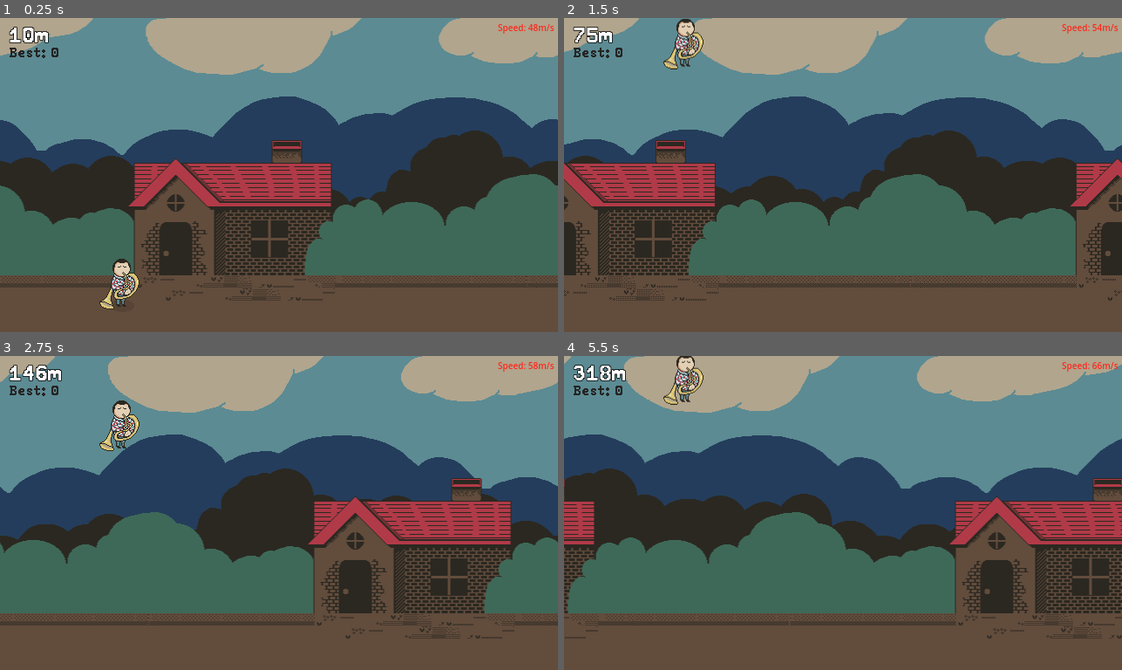
Above: before the commit, frames 1-4 (two rows, left to right).
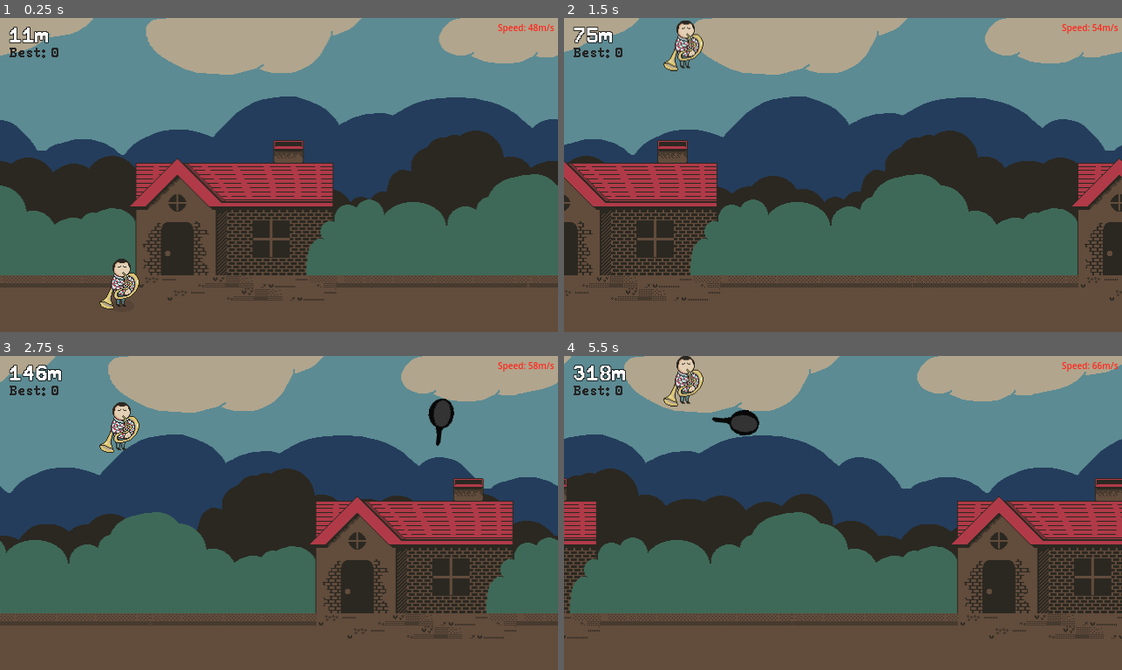
Above: after the commit, the same moments.

Repository: tiagonuneslx/the-sousaphone-guy
Game: Godot game, scene res://game.tscn
Two runs of this game, one before a commit and one after it. Both use one fixed random seed, a clock stepped at 60 frames per second and the inputs below.
Inputs (mouse positions are in pixels of both pictures, inside the frame that each line leads up to):
- Up to frame 1 (0.25 s): no input
- Up to frame 2 (1.5 s): move the mouse to (965, 159) at 0.52 s; press the mouse at (965, 159) at 0.53 s; tap Space (start, bound only after the commit) at 0.6 s; move the mouse to (731, 190) at 1.27 s; release the mouse at (731, 190) at 1.28 s; click (731, 190) at 1.35 s
- Up to frame 3 (2.75 s): click (167, 528) at 1.52 s; tap Space (start, bound only after the commit) at 1.55, 2.1 s; click (167, 528) at 1.82 s; move the mouse to (334, 443) at 2.02 s; press the mouse at (334, 443) at 2.03 s
- Up to frame 4 (5.5 s): move the mouse to (815, 575) at 2.77 s; release the mouse at (815, 575) at 2.78 s; tap Space (start, bound only after the commit) at 2.85, 4.35, 5.1 s; click (815, 575) at 3.02 s; click (815, 575) at 3.32 s; move the mouse to (1010, 560) at 3.52 s; press the mouse at (1010, 560) at 3.53 s; move the mouse to (675, 465) at 4.27 s; release the mouse at (675, 465) at 4.28 s; click (675, 465) at 4.52 s; click (675, 465) at 4.82 s; move the mouse to (870, 513) at 5.02 s; press the mouse at (870, 513) at 5.03 s

The runs differ from the first frame. In frame 1, 3.6% of the frame differs, in the area x 0-100%, y 2-90%; in frame 2, 3.9%; in frame 3, 4.1%; in frame 4, 4.7%, in the area x 0-100%, y 0-90%.

Commit message:
Added frying pan obstacle, obstacle spawner, game state machine, losing and restarting logic

Diff:
--- /dev/null
+++ b/GameState.tscn
@@ -0,0 +1,6 @@
+[gd_scene load_steps=2 format=3 uid="uid://fdui073f0d80"]
+
+[ext_resource type="Script" uid="uid://bwsk2o6ua5od6" path="res://game_state.gd" id="1_xw8og"]
+
+[node name="GameState" type="Node2D"]
+script = ExtResource("1_xw8og")
--- a/background.gd
+++ b/background.gd
@@ -1,4 +1,5 @@
 extends ParallaxBackground
+class_name Background
 
 
 var scroll_speed: float
--- /dev/null
+++ b/debug_control_group.gd
@@ -0,0 +1,4 @@
+extends Control
+class_name DebugControlGroup
+
+@onready var speed_label: Label = $SpeedLabel
--- /dev/null
+++ b/despawner.gd
@@ -0,0 +1,5 @@
+extends Node
+
+func despawn():
+	print_debug(get_parent().name + ".despawn()")
+	get_parent().queue_free()
--- /dev/null
+++ b/despawner.tscn
@@ -0,0 +1,6 @@
+[gd_scene load_steps=2 format=3 uid="uid://bip7twoywg8d4"]
+
+[ext_resource type="Script" uid="uid://bm5imcjuj0c8q" path="res://despawner.gd" id="1_odym4"]
+
+[node name="Despawner" type="Node"]
+script = ExtResource("1_odym4")
--- /dev/null
+++ b/frying_pan_obstacle.gd
@@ -0,0 +1,14 @@
+extends Node2D
+class_name FryingPanObstacle
+
+var velocity := Vector2.LEFT * 400
+
+
+func _process(delta: float) -> void:
+	rotate(-2*PI * delta)
+	position += velocity * delta
+
+
+func _on_hitbox_hit(_hurtbox: Hurtbox) -> void:
+	$RagdollSpawner.spawn_ragdoll()
+	$Despawner.despawn()
--- /dev/null
+++ b/frying_pan_obstacle.tscn
@@ -0,0 +1,48 @@
+[gd_scene load_steps=7 format=3 uid="uid://b04aiwjncu7xf"]
+
+[ext_resource type="Script" uid="uid://d7j8oubjlhym" path="res://frying_pan_obstacle.gd" id="1_h1bxq"]
+[ext_resource type="Texture2D" uid="uid://cc0c2cwx23toc" path="res://art/frying-pan.png" id="1_swpmt"]
+[ext_resource type="PackedScene" uid="uid://bip7twoywg8d4" path="res://despawner.tscn" id="3_1y0jf"]
+[ext_resource type="PackedScene" uid="uid://bikwgjbe1u0ok" path="res://hitbox.tscn" id="4_h634x"]
+[ext_resource type="PackedScene" uid="uid://6wfdnjwxavq1" path="res://ragdoll_spawner.tscn" id="5_h634x"]
+
+[sub_resource type="CapsuleShape2D" id="CapsuleShape2D_h634x"]
+radius = 13.0
+height = 32.0
+
+[node name="FryingPanObstacle" type="Node2D"]
+z_index = 3
+script = ExtResource("1_h1bxq")
+
+[node name="Sprite2D" type="Sprite2D" parent="."]
+position = Vector2(10, 0.5)
+texture = ExtResource("1_swpmt")
+
+[node name="Despawner" parent="." instance=ExtResource("3_1y0jf")]
+
+[node name="VisibleOnScreenNotifier2D" type="VisibleOnScreenNotifier2D" parent="."]
+rect = Rect2(-17, -14, 54, 29)
+
+[node name="Hitbox" parent="." instance=ExtResource("4_h634x")]
+collision_layer = 4
+collision_mask = 2
+
+[node name="CollisionShape2D" type="CollisionShape2D" parent="Hitbox"]
+rotation = 1.5707964
+shape = SubResource("CapsuleShape2D_h634x")
+debug_color = Color(0.86512977, 0.3169942, 0.43462604, 0.41960785)
+
+[node name="RagdollSpawner" parent="." instance=ExtResource("5_h634x")]
+visible = false
+
+[node name="Sprite2D" type="Sprite2D" parent="RagdollSpawner"]
+position = Vector2(10, 0.5)
+texture = ExtResource("1_swpmt")
+
+[node name="CollisionShape2D" type="CollisionShape2D" parent="RagdollSpawner"]
+rotation = 1.5707964
+shape = SubResource("CapsuleShape2D_h634x")
+debug_color = Color(0.86512977, 0.3169942, 0.43462604, 0.41960785)
+
+[connection signal="screen_exited" from="VisibleOnScreenNotifier2D" to="Despawner" method="despawn"]
+[connection signal="hit" from="Hitbox" to="." method="_on_hitbox_hit"]
--- a/game.gd
+++ b/game.gd
@@ -1,26 +1,19 @@
 extends Node2D
+class_name Game
 
-var distance_px := 0
-var base_scroll_speed := 140.0
-var scroll_speed: float
+@onready var background: Background = $Background
+@onready var player: Player = $Player
+@onready var background_music: AudioStreamPlayer = $BackgroundMusic
+@onready var gui: GUICanvasLayer = $GUICanvasLayer
+@onready var obstacle_spawner: ObstacleSpawner = $ObstacleSpawner
+@onready var game_sate_machine: StateMachine = $GameStateMachine
 
+var best_score: int = 0
 
 func _ready() -> void:
-	add_shadow($Player)
+	if(OS.has_feature('debug')):
+		$BackgroundMusic.volume_db = -30
+	else:
+		$GUI/Debug.queue_free()
 
-
-func _process(delta: float) -> void:
-	distance_px = abs($Background.scroll_offset.x)
-	scroll_speed = base_scroll_speed + pow(5*distance_px, .5)
-	$Background.scroll_speed = scroll_speed
-	var distance_meters = distance_px * 5.0/16.0
-	$GUI/Distance.text = str(int(round(distance_meters))) + "m"
-	$GUI/Speed.text = "Speed: " + str(snapped(scroll_speed * 5.0/16.0, 2)) + "m/s"
-
-
-# --- PRIVATE FUNCTIONS ---
-
-func add_shadow(object: Node2D) -> Shadow:
-	var shadow = Shadow.create(object, $Ground)
-	add_child(shadow)
-	return shadow
+	game_sate_machine.start()
--- a/game.tscn
+++ b/game.tscn
@@ -1,23 +1,28 @@
-[gd_scene load_steps=7 format=3 uid="uid://c4wlshil6gj0e"]
+[gd_scene load_steps=15 format=3 uid="uid://c4wlshil6gj0e"]
 
 [ext_resource type="PackedScene" uid="uid://ibqei0hxkrs7" path="res://background.tscn" id="1_2bh5a"]
 [ext_resource type="Script" uid="uid://dckr7drwioe17" path="res://game.gd" id="1_lp6ye"]
 [ext_resource type="PackedScene" uid="uid://5vemn23actcr" path="res://player.tscn" id="2_6wbtu"]
 [ext_resource type="PackedScene" uid="uid://dow6x6cd3kbd0" path="res://wall.tscn" id="4_fc0e3"]
 [ext_resource type="AudioStream" uid="uid://yoketxn31yeb" path="res://audio/background-music.wav" id="5_7jktm"]
+[ext_resource type="Script" uid="uid://dma8byv2yh6k5" path="res://obstacle_spawner.gd" id="5_lc2xo"]
+[ext_resource type="Script" uid="uid://yhdtdejk6tvg" path="res://gui_canvas_layer.gd" id="6_mfdv2"]
 [ext_resource type="FontFile" uid="uid://b0pghnr33yf2h" path="res://fonts/Peaberry-Base.otf" id="6_ryrav"]
+[ext_resource type="PackedScene" uid="uid://b04aiwjncu7xf" path="res://frying_pan_obstacle.tscn" id="7_eow3j"]
+[ext_resource type="PackedScene" uid="uid://b3ikdvndyjwoq" path="res://state_machine.tscn" id="8_j5wjh"]
+[ext_resource type="Script" uid="uid://bvcwqnuj51385" path="res://play_state.gd" id="9_vef74"]
+[ext_resource type="Script" uid="uid://b2ge7rfkft3i" path="res://game_over_state.gd" id="10_hve3p"]
+[ext_resource type="Script" uid="uid://1ujp16yj4jcj" path="res://debug_control_group.gd" id="10_lc2xo"]
+[ext_resource type="Script" uid="uid://cult1f7vu1xvf" path="res://game_over_control_group.gd" id="11_215e1"]
 
 [node name="Game" type="Node2D"]
 script = ExtResource("1_lp6ye")
 
 [node name="Background" parent="." instance=ExtResource("1_2bh5a")]
 
-[node name="Player" parent="." instance=ExtResource("2_6wbtu")]
+[node name="Player" parent="." node_paths=PackedStringArray("ground") instance=ExtResource("2_6wbtu")]
 position = Vector2(140, 330)
-collision_layer = 2
-collision_mask = 5
-contact_monitor = true
-max_contacts_reported = 3
+ground = NodePath("../Ground")
 
 [node name="Ground" parent="." instance=ExtResource("4_fc0e3")]
 position = Vector2(0, 330)
@@ -25,13 +30,23 @@
 
 [node name="Ceiling" parent="." instance=ExtResource("4_fc0e3")]
 
-[node name="AudioStreamPlayer" type="AudioStreamPlayer" parent="."]
+[node name="ObstacleSpawner" type="Node2D" parent="."]
+script = ExtResource("5_lc2xo")
+obstacle_scenes = Array[PackedScene]([ExtResource("7_eow3j")])
+
+[node name="SpawnTimer" type="Timer" parent="ObstacleSpawner"]
+wait_time = 2.0
+
+[node name="ObstaclesContainer" type="Node2D" parent="ObstacleSpawner"]
+
+[node name="BackgroundMusic" type="AudioStreamPlayer" parent="."]
 stream = ExtResource("5_7jktm")
 autoplay = true
 
-[node name="GUI" type="CanvasLayer" parent="."]
+[node name="GUICanvasLayer" type="CanvasLayer" parent="."]
+script = ExtResource("6_mfdv2")
 
-[node name="Distance" type="Label" parent="GUI"]
+[node name="DistanceLabel" type="Label" parent="GUICanvasLayer"]
 offset_left = 10.0
 offset_top = 10.0
 offset_right = 50.0
@@ -42,7 +57,25 @@
 theme_override_font_sizes/font_size = 24
 text = "0m"
 
-[node name="Speed" type="Label" parent="GUI"]
+[node name="BestDistanceLabel" type="Label" parent="GUICanvasLayer"]
+offset_left = 10.0
+offset_top = 33.0
+offset_right = 68.0
+offset_bottom = 56.0
+theme_override_colors/font_color = Color(0.144063, 0.144063, 0.144062, 1)
+theme_override_fonts/font = ExtResource("6_ryrav")
+theme_override_font_sizes/font_size = 16
+text = "Best: 0"
+
+[node name="DebugControlGroup" type="Control" parent="GUICanvasLayer"]
+layout_mode = 3
+anchors_preset = 0
+offset_right = 40.0
+offset_bottom = 40.0
+script = ExtResource("10_lc2xo")
+
+[node name="SpeedLabel" type="Label" parent="GUICanvasLayer/DebugControlGroup"]
+layout_mode = 0
 offset_left = 515.0
 offset_top = 4.0
 offset_right = 636.0
@@ -52,12 +85,50 @@
 text = "Speed: 140 px/s"
 horizontal_alignment = 2
 
-[node name="BestDistance" type="Label" parent="GUI"]
-offset_left = 10.0
-offset_top = 33.0
-offset_right = 68.0
-offset_bottom = 56.0
-theme_override_colors/font_color = Color(0.144063, 0.144063, 0.144062, 1)
+[node name="GameOverControlGroup" type="Control" parent="GUICanvasLayer"]
+visible = false
+layout_mode = 3
+anchors_preset = 0
+offset_right = 40.0
+offset_bottom = 40.0
+script = ExtResource("11_215e1")
+
+[node name="GameOverLabel" type="Label" parent="GUICanvasLayer/GameOverControlGroup"]
+layout_mode = 0
+offset_top = 124.0
+offset_right = 640.0
+offset_bottom = 175.0
+theme_override_constants/outline_size = 6
 theme_override_fonts/font = ExtResource("6_ryrav")
-theme_override_font_sizes/font_size = 16
-text = "Best: 0"
+theme_override_font_sizes/font_size = 57
+text = "Game Over"
+horizontal_alignment = 1
+
+[node name="RestartLabel" type="RichTextLabel" parent="GUICanvasLayer/GameOverControlGroup"]
+layout_mode = 0
+offset_top = 183.0
+offset_right = 640.0
+offset_bottom = 223.0
+theme_override_colors/default_color = Color(0.83293825, 0.81713194, 0.8235224, 1)
+theme_override_colors/font_outline_color = Color(0, 0, 0, 1)
+theme_override_constants/outline_size = 4
+theme_override_fonts/normal_font = ExtResource("6_ryrav")
+theme_override_font_sizes/normal_font_size = 24
+bbcode_enabled = true
+text = "Press [color=white][outline_color=black]space[/outline_color][/color] to restart"
+horizontal_alignment = 1
+
+[node name="GameStateMachine" parent="." node_paths=PackedStringArray("game", "initial_state") instance=ExtResource("8_j5wjh")]
+game = NodePath("..")
+initial_state = NodePath("PlayState")
+
+[node name="PlayState" type="Node" parent="GameStateMachine"]
+script = ExtResource("9_vef74")
+metadata/_custom_type_script = "uid://bwsk2o6ua5od6"
+
+[node name="GameOverState" type="Node" parent="GameStateMachine"]
+script = ExtResource("10_hve3p")
+metadata/_custom_type_script = "uid://bwsk2o6ua5od6"
+
+[connection signal="die" from="Player" to="GameStateMachine/PlayState" method="_on_player_die"]
+[connection signal="timeout" from="ObstacleSpawner/SpawnTimer" to="ObstacleSpawner" method="_on_spawn_timer_timeout"]
--- /dev/null
+++ b/game_over_control_group.gd
@@ -0,0 +1,5 @@
+extends Control
+class_name GameOverControlGroup
+
+@onready var game_over_label: Label = $GameOverLabel
+@onready var restart_label: RichTextLabel = $RestartLabel
--- /dev/null
+++ b/game_over_state.gd
@@ -0,0 +1,22 @@
+extends GameState
+class_name GameOverState
+
+const KEY = "GameOver"
+
+func _init() -> void:
+	key = KEY
+
+func enter() -> void:
+	print_debug(get_parent().name + "." + KEY + ".enter()")
+	game.gui.best_distance_label.text = "Best: " + str(game.best_score) + "m"
+	game.gui.game_ovel_control_group.visible = true
+
+func exit() -> void:
+	game.gui.game_ovel_control_group.visible = false
+
+func process(_delta: float) -> void:
+	if Input.is_action_just_pressed("start"):
+		transition.emit(self, PlayState.KEY)
+
+func physics_process(_delta: float) -> void:
+	pass
--- /dev/null
+++ b/game_state.gd
@@ -0,0 +1,4 @@
+extends State
+class_name GameState
+
+var game: Game
--- /dev/null
+++ b/gui_canvas_layer.gd
@@ -0,0 +1,7 @@
+extends CanvasLayer
+class_name GUICanvasLayer
+
+@onready var distance_label: Label = $DistanceLabel
+@onready var best_distance_label: Label = $BestDistanceLabel
+@onready var debug_control_group: DebugControlGroup = $DebugControlGroup
+@onready var game_ovel_control_group: GameOverControlGroup = $GameOverControlGroup
--- /dev/null
+++ b/hitbox.gd
@@ -0,0 +1,8 @@
+extends Area2D
+class_name Hitbox
+
+signal hit(hurtbox: Hurtbox)
+
+func on_hit(hurtbox: Hurtbox) -> void:
+	print_debug(get_parent().name + ".on_hit("+ hurtbox.get_parent().name + ")")
+	hit.emit(hurtbox)
--- /dev/null
+++ b/hitbox.tscn
@@ -0,0 +1,6 @@
+[gd_scene load_steps=2 format=3 uid="uid://bikwgjbe1u0ok"]
+
+[ext_resource type="Script" uid="uid://bgx18rrroqv7l" path="res://hitbox.gd" id="1_ouix1"]
+
+[node name="HitboxComponent" type="Area2D"]
+script = ExtResource("1_ouix1")
--- /dev/null
+++ b/hurtbox.gd
@@ -0,0 +1,11 @@
+extends Area2D
+class_name Hurtbox
+
+signal hit(hitbox: Hitbox)
+
+func _on_area_entered(area: Area2D) -> void:
+	if area is Hitbox:
+		var hitbox: Hitbox = area
+		hitbox.on_hit(self)
+		hit.emit(hitbox)
+		print_debug(get_parent().name + ".hit("+ hitbox.get_parent().name + ")")
--- /dev/null
+++ b/hurtbox.tscn
@@ -0,0 +1,11 @@
+[gd_scene load_steps=2 format=3 uid="uid://dtwshw5r7bdtu"]
+
+[ext_resource type="Script" uid="uid://d2jxlgja8j375" path="res://hurtbox.gd" id="1_id7pq"]
+
+[node name="Hurtbox" type="Area2D"]
+collision_layer = 0
+collision_mask = 0
+script = ExtResource("1_id7pq")
+
+[connection signal="area_entered" from="." to="." method="_on_area_entered"]
+[connection signal="body_entered" from="." to="." method="_on_body_entered"]
--- /dev/null
+++ b/obstacle_spawner.gd
@@ -0,0 +1,32 @@
+extends Node2D
+class_name ObstacleSpawner
+
+@export var spawn_x = 800
+@export var spawn_y_min = 60
+@export var spawn_y_max = 320
+@export var obstacle_scenes: Array[PackedScene]
+
+@onready var spawn_timer: Timer = $SpawnTimer
+@onready var obstacles_container: Node2D = $ObstaclesContainer
+
+
+func start_spawning():
+	spawn_timer.start()
+
+
+func stop_spawning():
+	spawn_timer.stop()
+
+
+func clear_obstacles():
+	for child in obstacles_container.get_children():
+		child.queue_free()
+
+
+func _on_spawn_timer_timeout() -> void:
+	var random_index = randi() % obstacle_scenes.size()
+	var spawn_y = randi() % (spawn_y_max - spawn_y_min) + spawn_y_min
+	var obstacle_to_spawn = obstacle_scenes[random_index]
+	var new_obstacle: Node2D = obstacle_to_spawn.instantiate()
+	new_obstacle.global_position = Vector2(spawn_x, spawn_y)
+	obstacles_container.add_child(new_obstacle)
--- /dev/null
+++ b/play_state.gd
@@ -0,0 +1,48 @@
+extends GameState
+class_name PlayState
+
+const KEY = "Play"
+
+var distance_px: float
+var base_scroll_speed := 140.0
+var scroll_speed: float
+var score: int
+
+func _init() -> void:
+	key = KEY
+
+func enter() -> void:
+	print_debug(get_parent().name + "." + KEY + ".enter()")
+	game.background.scroll_offset.x = 0
+	distance_px = 0
+	scroll_speed = base_scroll_speed
+	score = 0
+	game.obstacle_spawner.clear_obstacles()
+	game.obstacle_spawner.start_spawning()
+	game.player.can_jump = true
+
+func exit() -> void:
+	if score > game.best_score:
+		game.best_score = score
+	game.background.scroll_speed = 0
+	game.obstacle_spawner.stop_spawning()
+	game.player.can_jump = false
+
+func process(_delta: float) -> void:
+	distance_px = abs(game.background.scroll_offset.x)
+	scroll_speed = base_scroll_speed + pow(5*distance_px, .5)
+	game.background.scroll_speed = scroll_speed
+	var distance_meters = distance_px * 5.0/16.0
+	score = int(round(distance_meters))
+	game.gui.distance_label.text = str(score) + "m"
+	if(OS.has_feature('debug')):
+		game.gui.debug_control_group.speed_label.text = "Speed: " + str(snapped(scroll_speed * 5.0/16.0, 2)) + "m/s"
+
+
+func physics_process(_delta: float) -> void:
+	pass
+
+
+func _on_player_die() -> void:
+	print_debug("The Sousaphone Guy died :(")
+	transition.emit(self, GameOverState.KEY)
--- a/player.gd
+++ b/player.gd
@@ -1,12 +1,22 @@
 extends RigidBody2D
+class_name Player
 
+signal die
+
+@export var ground: Node2D
 
 var jump_force := 200_000.0
 var max_speed := 600.0
+var can_jump := false
+
+
+func _ready() -> void:
+	$Shadow.ground = ground
 
 
 func _integrate_forces(state: PhysicsDirectBodyState2D) -> void:
-	jump_on_left_click(state)
+	if can_jump:
+		jump_on_left_click(state)
 	cap_velocity(state)
 
 
@@ -20,3 +30,7 @@
 func cap_velocity(state: PhysicsDirectBodyState2D):
 	if state.linear_velocity.length() > max_speed:
 		state.linear_velocity = state.linear_velocity.normalized() * max_speed
+
+
+func _on_hurtbox_hit(_hitbox: Hitbox) -> void:
+	die.emit()
--- a/player.tscn
+++ b/player.tscn
@@ -1,19 +1,25 @@
-[gd_scene load_steps=4 format=3 uid="uid://5vemn23actcr"]
+[gd_scene load_steps=7 format=3 uid="uid://5vemn23actcr"]
 
 [ext_resource type="Script" uid="uid://drh2in1o0fq8i" path="res://player.gd" id="1_hoa8q"]
 [ext_resource type="Texture2D" uid="uid://baydxnabsykd" path="res://art/character.png" id="2_a16bm"]
+[ext_resource type="PackedScene" uid="uid://dtwshw5r7bdtu" path="res://hurtbox.tscn" id="3_i3pqv"]
+[ext_resource type="PackedScene" uid="uid://chtkvd2ldiq4m" path="res://shadow.tscn" id="4_hqtel"]
 
-[sub_resource type="CapsuleShape2D" id="CapsuleShape2D_onrkg"]
+[sub_resource type="RectangleShape2D" id="RectangleShape2D_i3pqv"]
+size = Vector2(32, 54)
+
+[sub_resource type="CapsuleShape2D" id="CapsuleShape2D_i3pqv"]
 radius = 9.0
-height = 52.0
+height = 50.0
 
 [node name="Player" type="RigidBody2D"]
 z_index = 2
+collision_layer = 2
 mass = 100.0
 can_sleep = false
 lock_rotation = true
 continuous_cd = 2
-max_contacts_reported = 2
+max_contacts_reported = 5
 script = ExtResource("1_hoa8q")
 
 [node name="Sprite2D" type="Sprite2D" parent="."]
@@ -21,6 +27,20 @@
 texture = ExtResource("2_a16bm")
 
 [node name="CollisionShape2D" type="CollisionShape2D" parent="."]
+position = Vector2(3, -27)
+shape = SubResource("RectangleShape2D_i3pqv")
+debug_color = Color(0.78977, 0.704558, 0.151053, 0.45098)
+
+[node name="Hurtbox" parent="." instance=ExtResource("3_i3pqv")]
+collision_layer = 2
+collision_mask = 4
+
+[node name="CollisionShape2D" type="CollisionShape2D" parent="Hurtbox"]
 position = Vector2(0, -26)
-shape = SubResource("CapsuleShape2D_onrkg")
-debug_color = Color(0.78977, 0.704558, 0.151053, 0.45098)
+shape = SubResource("CapsuleShape2D_i3pqv")
+debug_color = Color(0.8908206, 0.2485429, 0.2737546, 0.41960785)
+
+[node name="Shadow" parent="." instance=ExtResource("4_hqtel")]
+
+[connection signal="body_entered" from="." to="." method="_on_body_entered"]
+[connection signal="hit" from="Hurtbox" to="." method="_on_hurtbox_hit"]
--- a/project.godot
+++ b/project.godot
@@ -13,6 +13,7 @@
 config/name="The Sousaphone Guy - Jetpack Joyride Clone"
 run/main_scene="res://game.tscn"
 config/features=PackedStringArray("4.5", "GL Compatibility")
+boot_splash/show_image=false
 config/icon="res://icon.svg"
 config/max_fps=0
 
@@ -20,7 +21,6 @@
 
 window/size/viewport_width=640
 window/size/viewport_height=360
-window/size/mode=2
 window/stretch/mode="canvas_items"
 
 [editor]
@@ -34,6 +34,12 @@
 "deadzone": 1.0,
 "events": [Object(InputEventMouseButton,"resource_local_to_scene":false,"resource_name":"","device":-1,"window_id":0,"a …(258 unchanged characters)…
 , Object(InputEventJoypadButton,"resource_local_to_scene":false,"resource_name":"","device":-1,"button_index":0,"pressure":0.0,"pressed":false,"script":null)
+]
+}
+start={
+"deadzone": 1.0,
+"events": [Object(InputEventKey,"resource_local_to_scene":false,"resource_name":"","device":-1,"window_id":0,"alt_pressed":false,"shift_pressed":false,"ctrl_pressed":false,"meta_pressed":false,"pressed":false,"keycode":0,"physical_keycode":32,"key_label":0,"unicode":32,"location":0,"echo":false,"script":null)
+, Object(InputEventJoypadButton,"resource_local_to_scene":false,"resource_name":"","device":-1,"button_index":6,"pressure":0.0,"pressed":false,"script":null)
 ]
 }
 
--- /dev/null
+++ b/ragdoll_spawner.gd
@@ -0,0 +1,20 @@
+extends Node2D
+
+@onready var sprite: Sprite2D = $Sprite2D
+@onready var collision_shape: CollisionShape2D = $CollisionShape2D
+
+func spawn_ragdoll() -> void:
+	print_debug(get_parent().name + ".spawn_ragdoll()")
+	var ragdoll = RigidBody2D.new()
+	ragdoll.collision_layer = 0
+	ragdoll.collision_mask = 0
+	ragdoll.set_collision_mask_value(1, true)
+	ragdoll.global_position = get_parent().global_position
+	ragdoll.z_index = get_parent().z_index
+	ragdoll.global_rotation = get_parent().global_rotation
+	ragdoll.add_child(sprite.duplicate())
+	ragdoll.add_child(collision_shape.duplicate())
+	get_parent().get_parent().add_child(ragdoll)
+	var impulse_direction = Vector2.from_angle(-PI / 4)
+	var impulse_vector = impulse_direction * 200
+	ragdoll.apply_impulse(impulse_vector)
--- /dev/null
+++ b/ragdoll_spawner.tscn
@@ -0,0 +1,6 @@
+[gd_scene load_steps=2 format=3 uid="uid://6wfdnjwxavq1"]
+
+[ext_resource type="Script" uid="uid://spy1hp3r67ml" path="res://ragdoll_spawner.gd" id="1_s1edl"]
+
+[node name="RagdollSpawner" type="Node2D"]
+script = ExtResource("1_s1edl")
--- a/shadow.gd
+++ b/shadow.gd
@@ -1,10 +1,9 @@
 class_name Shadow
 extends Node2D
 
-var object_node: Node2D
-var ground_node: Node2D
+@export var ground: Node2D
 
-var base_radius := DEFAULT_BASE_RADIUS
+@export var base_radius := DEFAULT_BASE_RADIUS
 var base_alpha := 0.1
 var max_jump_height := 400
 
@@ -12,7 +11,7 @@
 var _alpha := 0.0
 
 
-func _process(delta):
+func _process(_delta):
 	calculate_radius_and_alpha()
 	update_position()
 	queue_redraw()
@@ -26,14 +25,14 @@
 # --- PRIVATE FUNCTIONS ---
 
 func calculate_radius_and_alpha():
-	var current_height = ground_node.global_position.y - object_node.global_position.y
+	var current_height = ground.global_position.y - get_parent().global_position.y
 	var jump_progress = clamp(current_height / max_jump_height, 0.0, 1.0)
 	_radius = base_radius * (1.0 - 1.4 * jump_progress)
 	_alpha = base_alpha * (1.0 - 2 * jump_progress)
 
 
 func update_position():
-	global_position = Vector2(object_node.global_position.x, ground_node.global_position.y)
+	global_position = Vector2(get_parent().global_position.x, ground.global_position.y)
 
 
 func draw_ellipsis():
@@ -50,13 +49,4 @@
 
 
 # --- STATIC ---
-
-const SCENE = preload("res://shadow.tscn")
 const DEFAULT_BASE_RADIUS = 14.0
-
-static func create(object_node: Node2D, ground_node: Node2D, base_radius: float = DEFAULT_BASE_RADIUS) -> Shadow:
-	var new_instance = SCENE.instantiate()
-	new_instance.object_node = object_node
-	new_instance.ground_node = ground_node
-	new_instance.ground_node = ground_node
-	return new_instance
--- /dev/null
+++ b/state.gd
@@ -0,0 +1,18 @@
+extends Node
+class_name State
+
+signal transition
+
+var key: String
+
+func enter() -> void:
+	pass
+
+func exit() -> void:
+	pass
+
+func process(_delta: float) -> void:
+	pass
+
+func physics_process(_delta: float) -> void:
+	pass
--- /dev/null
+++ b/state.tscn
@@ -0,0 +1,6 @@
+[gd_scene load_steps=2 format=3 uid="uid://spiagmap1r73"]
+
+[ext_resource type="Script" uid="uid://sv1usg4qlyty" path="res://state.gd" id="1_1c6mt"]
+
+[node name="State" type="Node"]
+script = ExtResource("1_1c6mt")
--- /dev/null
+++ b/state_machine.gd
@@ -0,0 +1,34 @@
+extends Node
+class_name StateMachine
+
+@export var game: Game
+@export var initial_state: State
+
+var current_state: State
+var states := {}
+
+func start() -> void:
+	for child in get_children():
+		if child is State:
+			var state: State = child
+			state.game = game
+			states[state.key] = state
+			state.transition.connect(on_transition)
+
+	current_state = initial_state
+	current_state.enter()
+
+
+func _process(delta: float) -> void:
+	if current_state:
+		current_state.process(delta)
+
+func _physics_process(delta: float) -> void:
+	if current_state:
+		current_state.physics_process(delta)
+
+func on_transition(_state: State, new_state_key: String):
+	var new_state = states.get(new_state_key)
+	current_state.exit()
+	new_state.enter()
+	current_state = new_state
--- /dev/null
+++ b/state_machine.tscn
@@ -0,0 +1,6 @@
+[gd_scene load_steps=2 format=3 uid="uid://b3ikdvndyjwoq"]
+
+[ext_resource type="Script" uid="uid://jo4akj1njhbo" path="res://state_machine.gd" id="1_yf3jm"]
+
+[node name="StateMachine" type="Node"]
+script = ExtResource("1_yf3jm")
Binary file added: art/frying-pan.png
Not shown, added: art/frying-pan.png.import
Not shown, added: debug_control_group.gd.uid
Not shown, added: despawner.gd.uid
Not shown, added: frying_pan_obstacle.gd.uid
Not shown, added: game_over_control_group.gd.uid
Not shown, added: game_over_state.gd.uid
Not shown, added: game_state.gd.uid
Not shown, added: gui_canvas_layer.gd.uid
Not shown, added: hitbox.gd.uid
Not shown, added: hurtbox.gd.uid
Not shown, added: obstacle_spawner.gd.uid
(and 4 more such lines)
